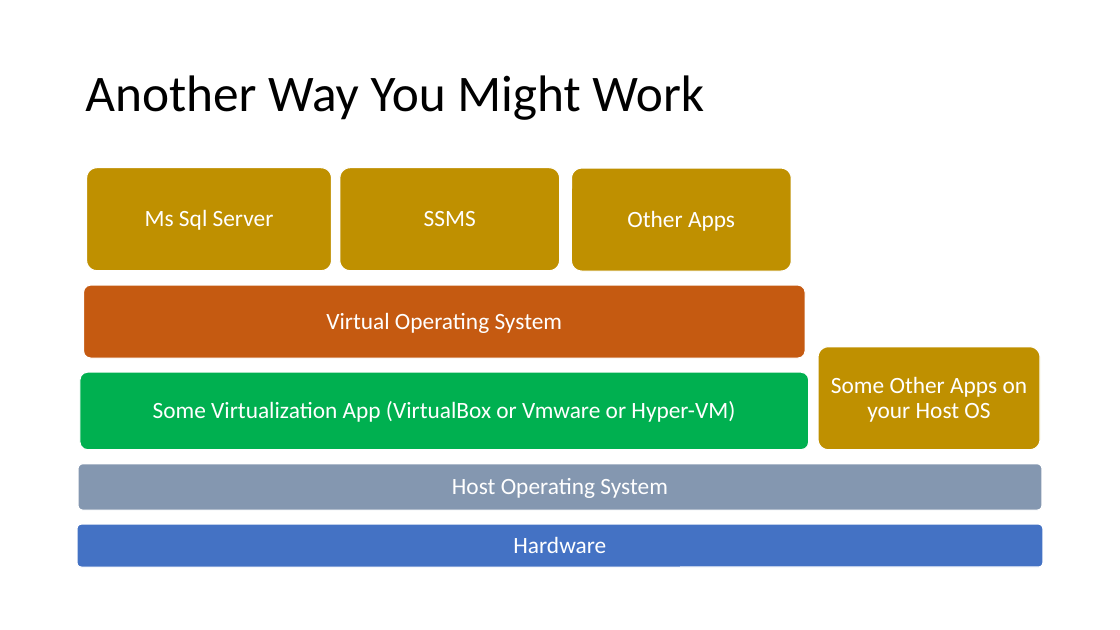
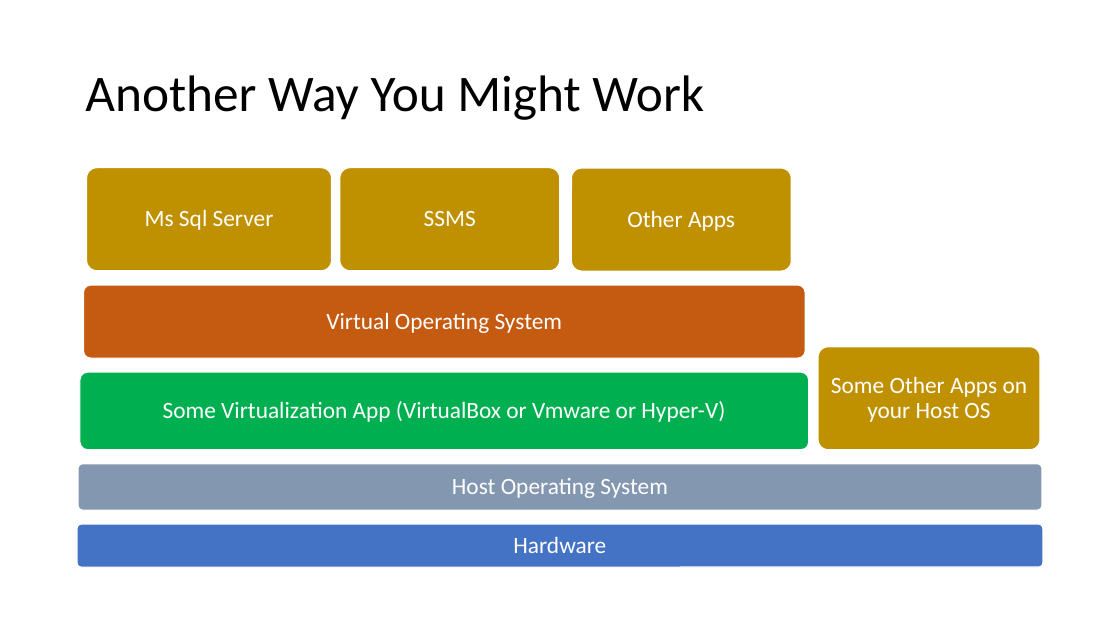
Before and after one commit to chlsmith/sql-on-docker, a slide deck: slide 6 of sql-on-docker.pptx. Drawn at 1120x630 pixels with LibreOffice and Linux fonts; fonts in the diff are those of the drawing. Boxes give left, top, right and bottom in pixels: in the first picture for what was removed or moved away, otherwise in the second. Text is boxed around its words. In the diff, an @@ line names an element or a change of style, - is before the commit and + after.

```diff
--- a/sql-on-docker.pptx
+++ b/sql-on-docker.pptx
@@ text at (163, 401, 725, 422): text changed @@
-Some Virtualization App (VirtualBox or Vmware or Hyper-VM)
+Some Virtualization App (VirtualBox or Vmware or Hyper-V)
```
Also in this commit, not shown: 4 other slides changed.
